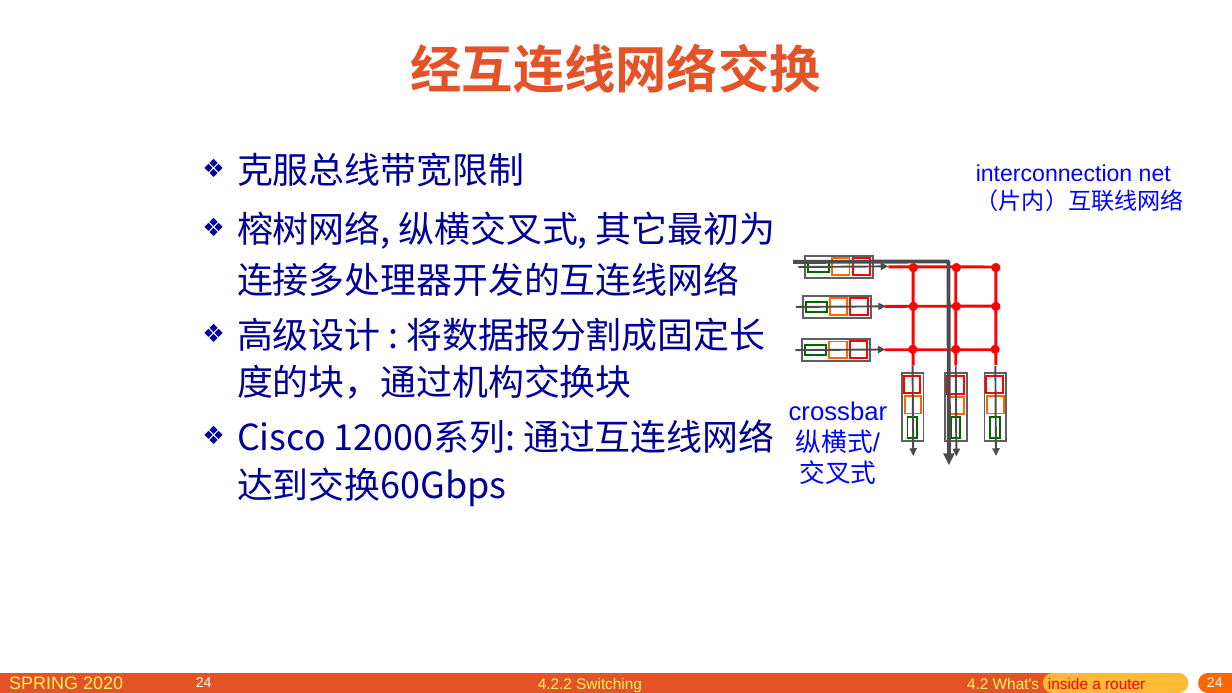
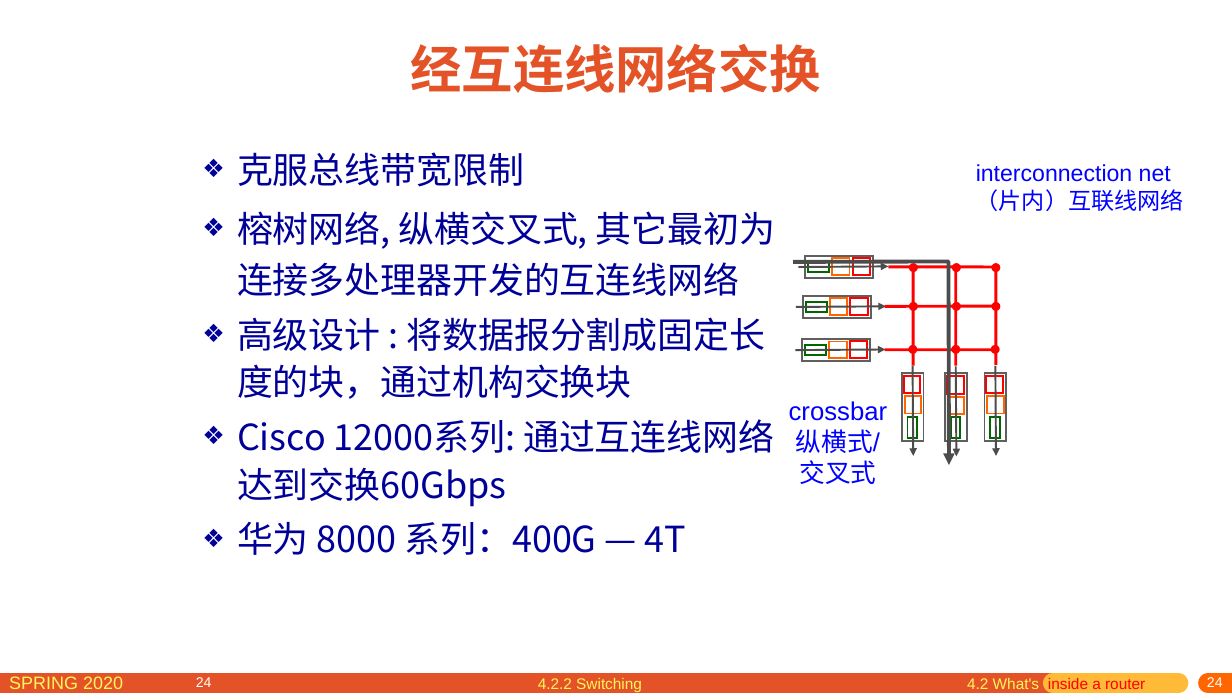
Before and after one commit to network-distributed/presentations, a slide deck: slide 24 of chapter4_cn.pptx. Drawn at 1232x693 pixels with LibreOffice and Linux fonts; fonts in the diff are those of the drawing. Boxes give left, top, right and bottom in pixels: in the first picture for what was removed or moved away, otherwise in the second. Text is boxed around its words. In the diff, an @@ line names an element or a change of style, - is before the commit and + after.

```diff
--- a/chapter4_cn.pptx
+++ b/chapter4_cn.pptx
@@ text at (x1=237, y1=522, x2=686, y2=555): paragraph added @@
+❖ 华为 8000 系列：400G — 4T
```
Also in this commit, not shown: 1 other file.
